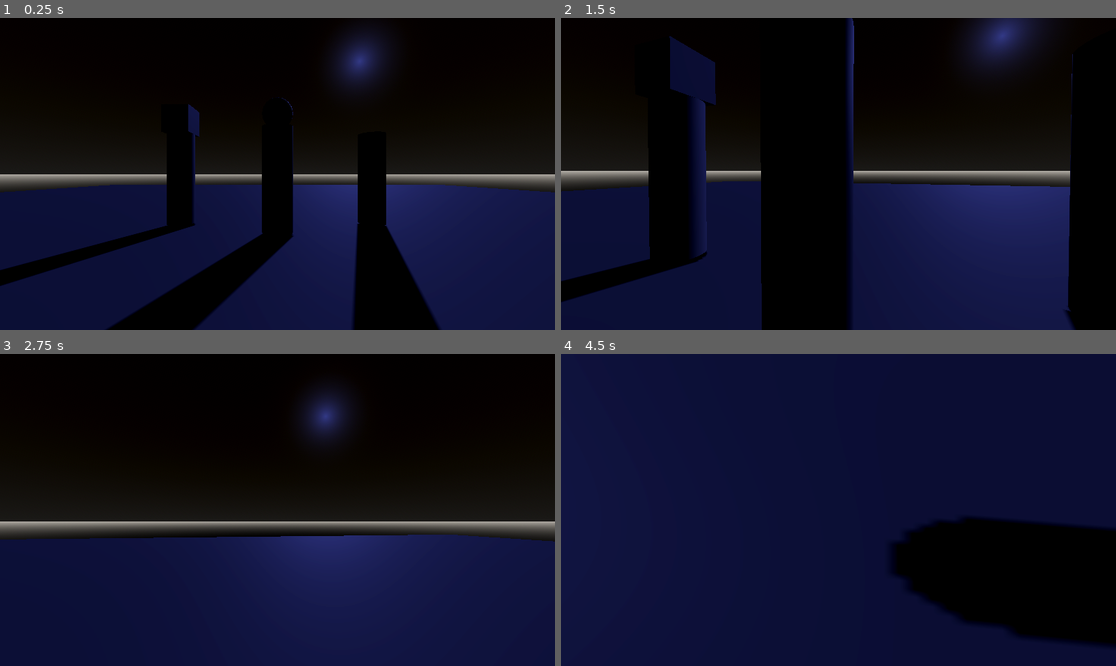
Above: before the commit, frames 1-4 (two rows, left to right).
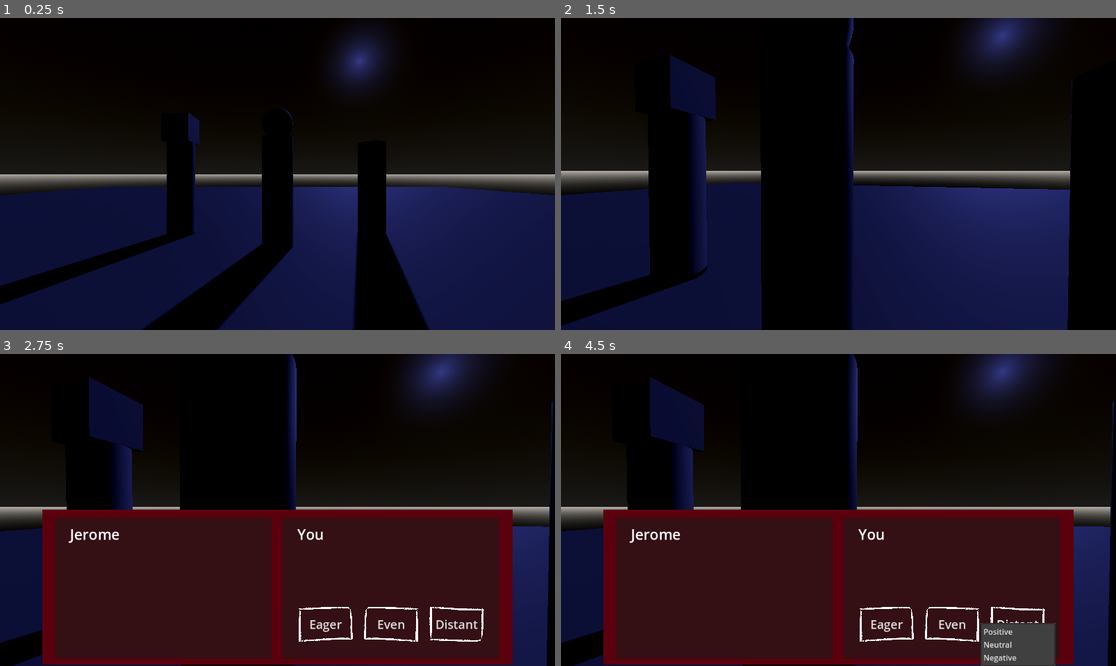
Above: after the commit, the same moments.

Repository: HyperGameDev/You-Are-A-Friend
Game: Godot game, scene res://main_scene.tscn
The game is run twice, just before and just after one commit, with the same random seed, the same clock (stepped at 60 frames per second) and the same inputs.
Inputs (mouse positions are in pixels of both pictures, inside the frame that each line leads up to):
- Up to frame 1 (0.25 s): no input
- Up to frame 2 (1.5 s): tap Enter (ui_accept) at 0.5, 0.77, 0.8, 1.07, 1.35 s; move the mouse to (866, 174) at 0.52 s; hold Up (forward) from 0.53 s (still down); tap E (activate) at 0.6 s; move the mouse to (810, 174) at 1.27 s
- Up to frame 3 (2.75 s): keep holding Up (forward); tap Enter (ui_accept) at 1.52, 1.82, 2.3 s; tap E (activate) at 1.55, 2.1 s; move the mouse to (288, 503) at 2.02 s
- Up to frame 4 (4.5 s): release Up (forward) at 2.75 s; click (888, 625) at 2.75 s, where only the run after the commit has a clickable "Eager"; click (955, 625) at 3.5 s, where only the run after the commit has a clickable "Even"; click (1016, 625) at 4.25 s, where only the run after the commit has a clickable "Distant"

The runs differ from the first frame. In frame 1, 6.1% of the frame differs, in the area x 0-100%, y 25-100%; in frame 2, 4.0%; in frame 3, 51%; in frame 4, 92%, in the area x 0-100%, y 0-100%.

Commit message:
Player State Enum
Added enum/var list to change player states that turn off movement when dialogue occurs

Diff:
--- a/Player.gd
+++ b/Player.gd
@@ -1,5 +1,7 @@
 extends CharacterBody3D
 
+enum PlayerStates {NORMAL, DIALOGUE}
+var player_state = PlayerStates.NORMAL
 
 const SPEED = 5.0
 const JUMP_VELOCITY = 4.5
@@ -14,53 +16,46 @@
 var capMouse = true
 
 func _physics_process(delta):
-	# Add the gravity.
-	if not is_on_floor():
-		velocity.y -= gravity * delta
-
-	# Handle Jump.
-	if Input.is_action_just_pressed("ui_accept") and is_on_floor():
-		velocity.y = JUMP_VELOCITY
-
-	# Get the input direction and handle the movement/deceleration.
-	var input_dir = Input.get_vector("left", "right", "forward", "backward")
-	var direction = (transform.basis * Vector3(input_dir.x, 0, input_dir.y)).normalized()
-	if direction:
-		velocity.x = direction.x * SPEED
-		velocity.z = direction.z * SPEED
-	else:
-		velocity.x = move_toward(velocity.x, 0, SPEED)
-		velocity.z = move_toward(velocity.z, 0, SPEED)
+	if player_state == PlayerStates.NORMAL:
+		# Get the input direction and handle the movement/deceleration.
+		var input_dir = Input.get_vector("left", "right", "forward", "backward")
+		var direction = (transform.basis * Vector3(input_dir.x, 0, input_dir.y)).normalized()
+		if direction:
+			velocity.x = direction.x * SPEED
+			velocity.z = direction.z * SPEED
+		else:
+			velocity.x = move_toward(velocity.x, 0, SPEED)
+			velocity.z = move_toward(velocity.z, 0, SPEED)
 
 
-	if Input.is_action_just_pressed("pause"):
-		capMouse = !capMouse
+		if Input.is_action_just_pressed("pause"):
+			capMouse = !capMouse
 
-		if capMouse:
-			Input.set_mouse_mode(Input.MOUSE_MODE_CAPTURED)
-		else:
-			Input.set_mouse_mode(Input.MOUSE_MODE_VISIBLE)
+			if capMouse:
+				Input.set_mouse_mode(Input.MOUSE_MODE_CAPTURED)
+			else:
+				Input.set_mouse_mode(Input.MOUSE_MODE_VISIBLE)
 
-	_rotate_camera(delta)
-	move_and_slide()
+		_rotate_camera(delta)
+		move_and_slide()
 
 func _input(event: InputEvent):
-
-	# Mouse Input (Looking)
-	if event is InputEventMouseMotion: look_direction = event.relative * 0.01
+	if player_state == PlayerStates.NORMAL:
+		# Mouse Input (Looking)
+		if event is InputEventMouseMotion: look_direction = event.relative * 0.01
 
 func _rotate_camera(delta: float, sensitivity_y_mod: float = .6, sensitivity_x_mod: float = .6):
+	if player_state == PlayerStates.NORMAL:
+		# Joypad Input (Looking) -
+		var input = Input.get_vector("look_left", "look_right", "look_down", "look_up")
+		input.y *= -1
+		look_direction += input * .1
 
-	# Joypad Input (Looking) -
-	var input = Input.get_vector("look_left", "look_right", "look_down", "look_up")
-	input.y *= -1
-	look_direction += input * .1
+		# Left-Right looking
+		rotation.y -= look_direction.x * camera_sensitivity * sensitivity_x_mod * delta
 
-	# Left-Right looking
-	rotation.y -= look_direction.x * camera_sensitivity * sensitivity_x_mod * delta
+		# Up-Down looking
+		camera.rotation.x = clamp(camera.rotation.x - look_direction.y * camera_sensitivity * sensitivity_y_mod * delta, -1.5, 1.5)
 
-	# Up-Down looking
-	camera.rotation.x = clamp(camera.rotation.x - look_direction.y * camera_sensitivity * sensitivity_y_mod * delta, -1.5, 1.5)
-
-	# Default look position
-	look_direction = Vector2.ZERO
+		# Default look position
+		look_direction = Vector2.ZERO
--- a/friend.gd
+++ b/friend.gd
@@ -14,6 +14,7 @@
 func _process(delta):
 	if Input.is_action_just_pressed("activate") and friend_nearby == true:
 		$"Dialogue".visible = true
+		%Player.player_state = %Player.PlayerStates.DIALOGUE
 		convo_state = 1
 
 	if Input.is_action_just_pressed("deactivate") and $"Dialogue".visible == true:
--- a/main_scene.tscn
+++ b/main_scene.tscn
@@ -73,6 +73,7 @@
 friend_name = "Biggo"
 
 [node name="Player" type="CharacterBody3D" parent="."]
+unique_name_in_owner = true
 transform = Transform3D(1, 0, 0, 0, 1, 0, 0, 0, 1, 0, 0, 6.29713)
 script = ExtResource("2_u6486")
 
